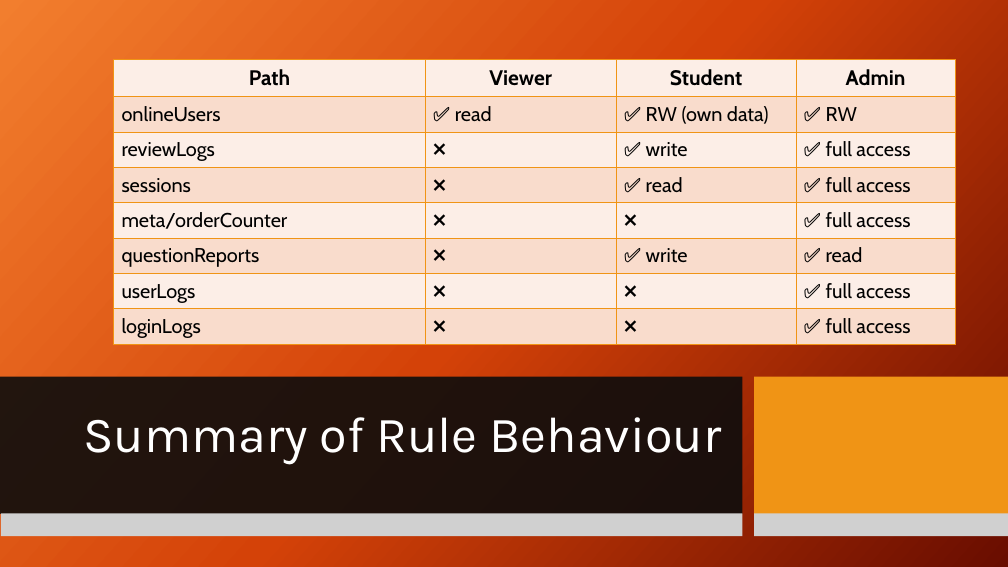
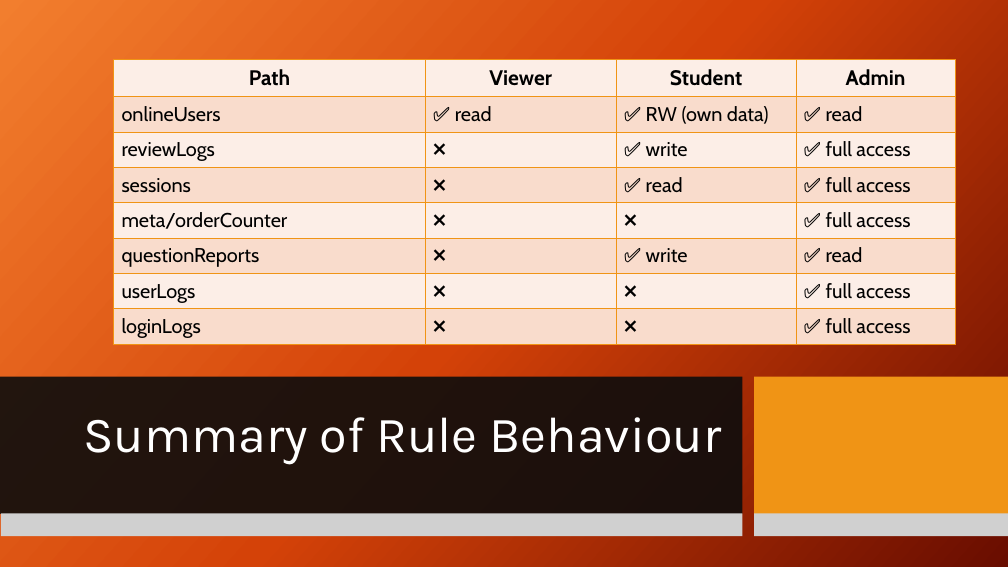
Before and after one commit to eduval/iTED-Nexus, a slide deck: slide 3 of FirebaseDatabaseSecurity_DannesEspinoza.pptx. Drawn at 1008x567 pixels with LibreOffice and Linux fonts; fonts in the diff are those of the drawing; grey boxes stand for pictures; background and template pictures are left out. Boxes give left, top, right and bottom in pixels: in the first picture for what was removed or moved away, otherwise in the second. Text is boxed around its words. In the diff, an @@ line names an element or a change of style, - is before the commit and + after.

Commit message:
Updated

```diff
--- a/FirebaseDatabaseSecurity_DannesEspinoza.pptx
+++ b/FirebaseDatabaseSecurity_DannesEspinoza.pptx
@@ table at (114,60,956,344) @@
-row 2, column 4: ✅ RW
+row 2, column 4: ✅ read
```
Also in this commit, not shown: 1 slide added.
